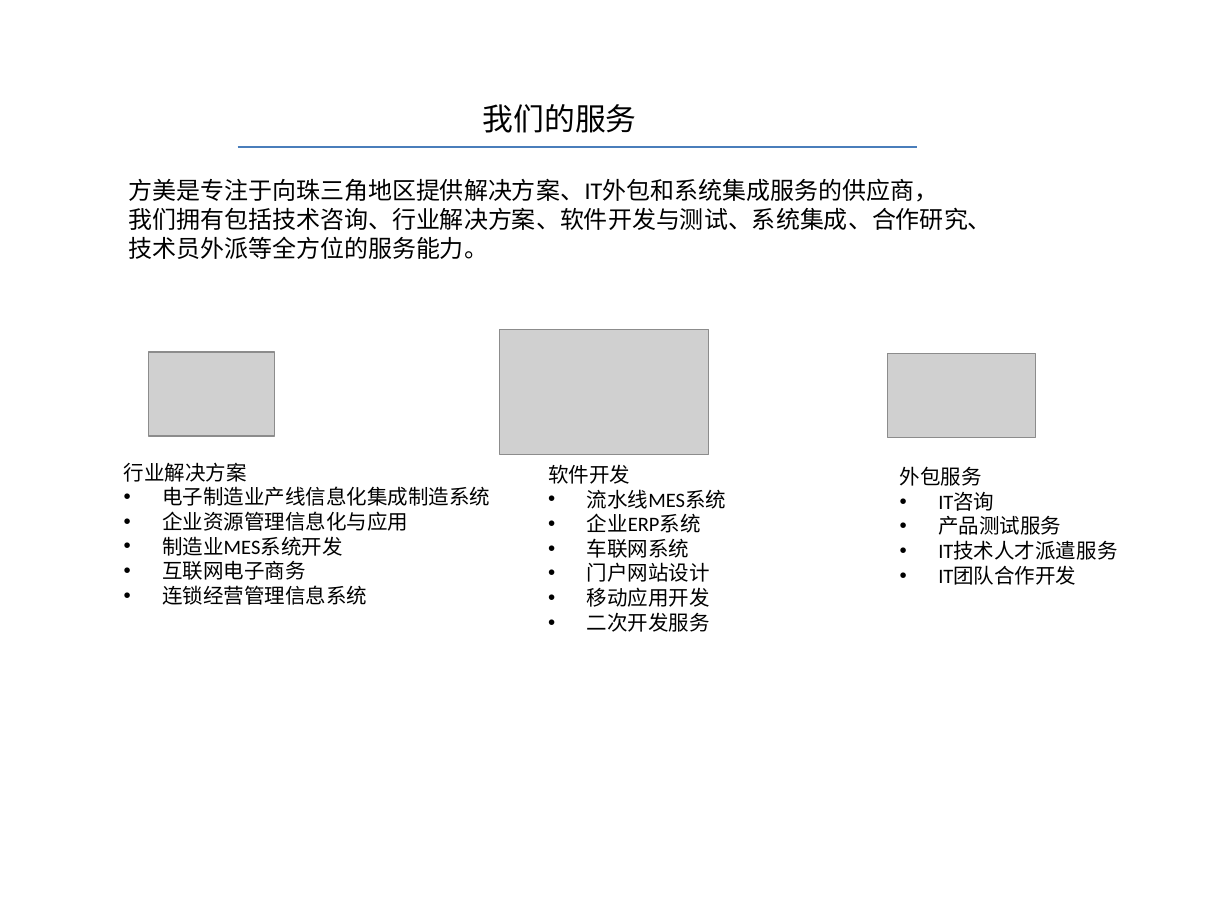
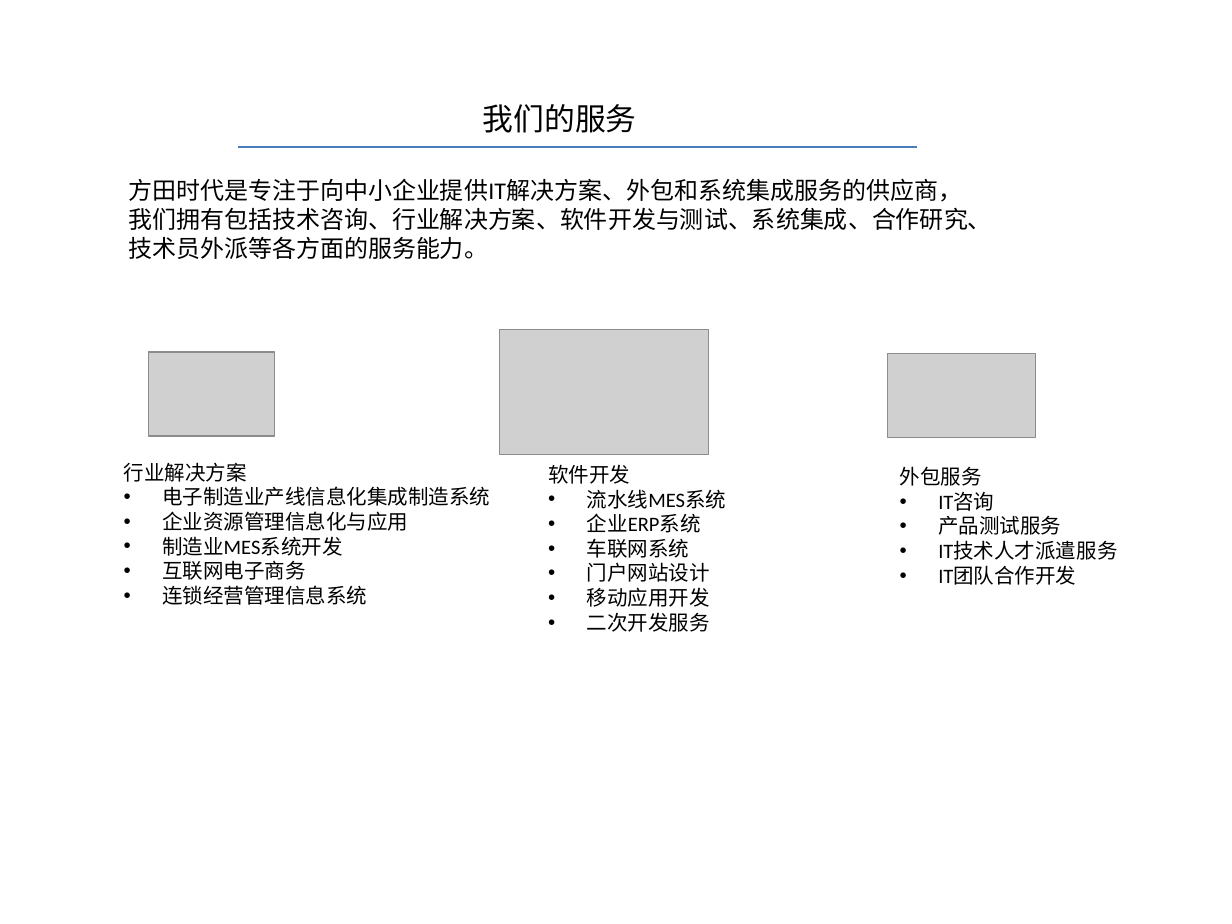
Before and after one commit to FlexBenChen/Cubasic, a slide deck: slide 3 of Doc/Homepage Description.pptx. Drawn at 1232x924 pixels with LibreOffice and Linux fonts; fonts in the diff are those of the drawing; grey boxes stand for pictures. Boxes give left, top, right and bottom in pixels: in the first picture for what was removed or moved away, otherwise in the second. Text is boxed around its words. In the diff, an @@ line names an element or a change of style, - is before the commit and + after.

Commit message:
PPT update

```diff
--- a/Doc/Homepage Description.pptx
+++ b/Doc/Homepage Description.pptx
@@ text at bbox=[128, 178, 962, 202]: text changed @@
-方美是专注于向珠三角地区提供解决方案、IT外包和系统集成服务的供应商，
+方田时代是专注于向中小企业提供IT解决方案、外包和系统集成服务的供应商，
@@ text at bbox=[128, 237, 488, 259]: text changed @@
-技术员外派等全方位的服务能力。
+技术员外派等各方面的服务能力。
```
Also in this commit, not shown: 2 other slides changed.
